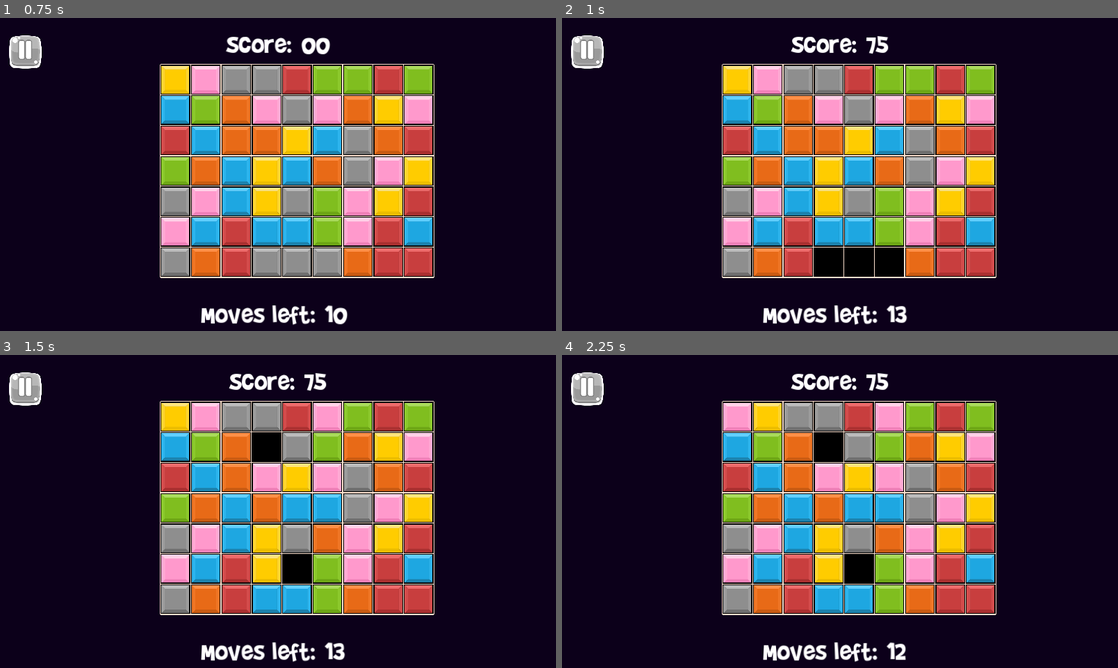
Above: before the commit, frames 1-4 (two rows, left to right).
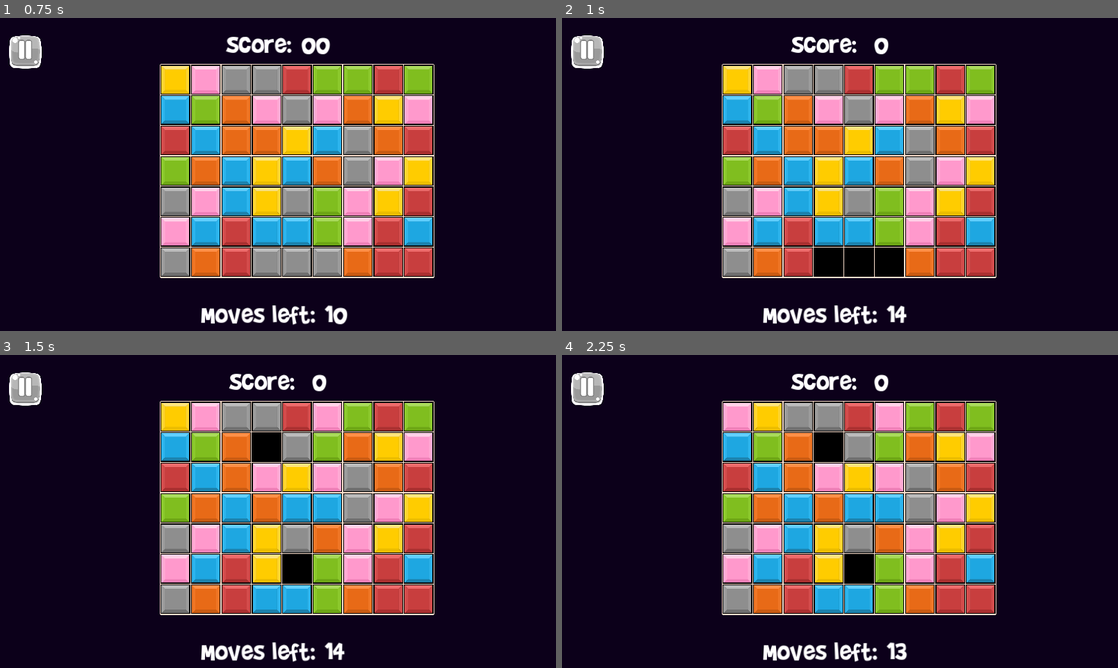
Above: after the commit, the same moments.

Repository: bonsaipropaganda/match-3-with-a-twist
Game: Godot game, scene res://Content/main.tscn
The game is run twice, just before and just after one commit, with the same random seed, the same clock (stepped at 60 frames per second) and the same inputs. The engine's default icon, where the game draws it, is replaced by a stand-in: a white triangle on a blue panel in a dark square.
Inputs (mouse positions are in pixels of both pictures, inside the frame that each line leads up to):
- Up to frame 1 (0.75 s): click (111, 205) at 0.5 s
- Up to frame 2 (1 s): no input
- Up to frame 3 (1.5 s): move the mouse to (177, 417) at 1.27 s; press the mouse at (177, 417) at 1.28 s
- Up to frame 4 (2.25 s): tap Enter at 2 s; move the mouse to (767, 417) at 2.02 s; release the mouse at (767, 417) at 2.03 s; click (767, 417) at 2.1 s

Frame 1 is identical in both runs. In frame 2, 0.2% of the frame differs, in the area x 54-63%, y 5-98%; in frame 3, 0.2%; in frame 4, 0.2%.

Commit message:
another slight difficulty tweak
ok so the game still felt too easy. now you get more moves if you make a swap which breaks 6 but you get no points. for matches with fewer tiles you get points

Diff:
--- a/Content/Grid/grid.gd
+++ b/Content/Grid/grid.gd
@@ -343,21 +343,22 @@
 
 # basically add more moves depending on the match size
 func add_moves(tiles_matched):
-	if tiles_matched == 5:
-		move_left += 2
-	elif tiles_matched >= 6:
-		move_left += 3
+#	if tiles_matched == 5:
+#		move_left += 2
+	print(tiles_matched)
+	if tiles_matched >= 6:
+		move_left += 4
 
 
 func add_score(tiles_matched):
 	if tiles_matched == 3:
-		score += 30
+		score += 40
 	elif tiles_matched == 4:
-		score += 40
+		score += 60
 	elif tiles_matched == 5:
-		score += 50
+		score += 80
 	elif tiles_matched >= 6:
-		score += 75
+		score += 0
 
 
 func get_tile_scene_position(x: int, y: int) -> Vector2:
--- a/Content/autoload/scene_manager.tscn
+++ b/Content/autoload/scene_manager.tscn
@@ -1,8 +1,8 @@
 [gd_scene load_steps=4 format=3 uid="uid://dn61trmlj5326"]
 
-[ext_resource type="PackedScene" uid="uid://c5rmdjyocox8g" path="res://Content/UserInterface/settings.tscn" id="1_f850x"]
+[ext_resource type="PackedScene" uid="uid://c5rmdjyocox8g" path="res://Content/UserInterface/menus/settings.tscn" id="1_f850x"]
 [ext_resource type="Script" path="res://Content/autoload/scene_manager.gd" id="1_oo2cf"]
-[ext_resource type="PackedScene" uid="uid://cu0jbeakavbnn" path="res://Content/UserInterface/main_menu.tscn" id="2_dbuxg"]
+[ext_resource type="PackedScene" uid="uid://cu0jbeakavbnn" path="res://Content/UserInterface/menus/main_menu.tscn" id="2_dbuxg"]
 
 [node name="SceneManager" type="CanvasLayer"]
 layer = 10
